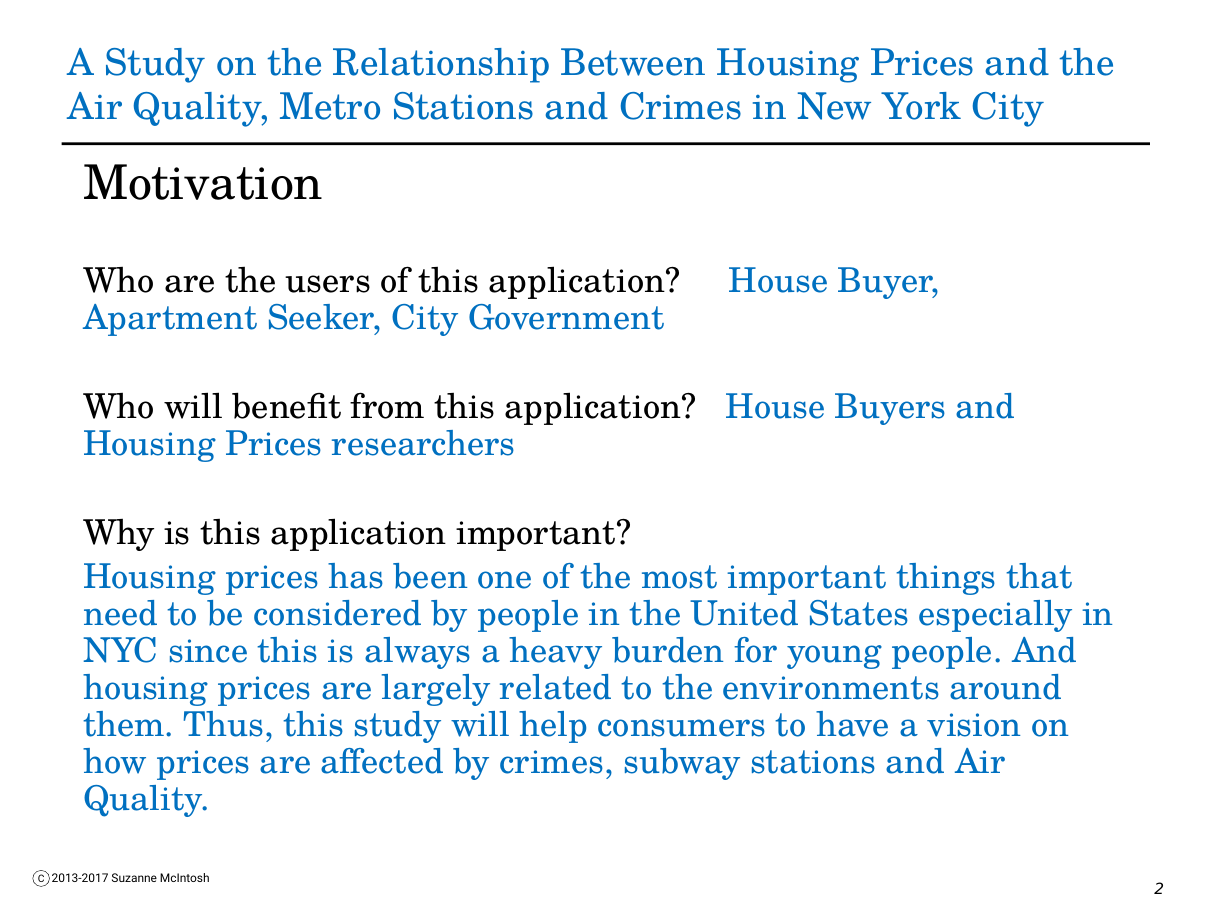
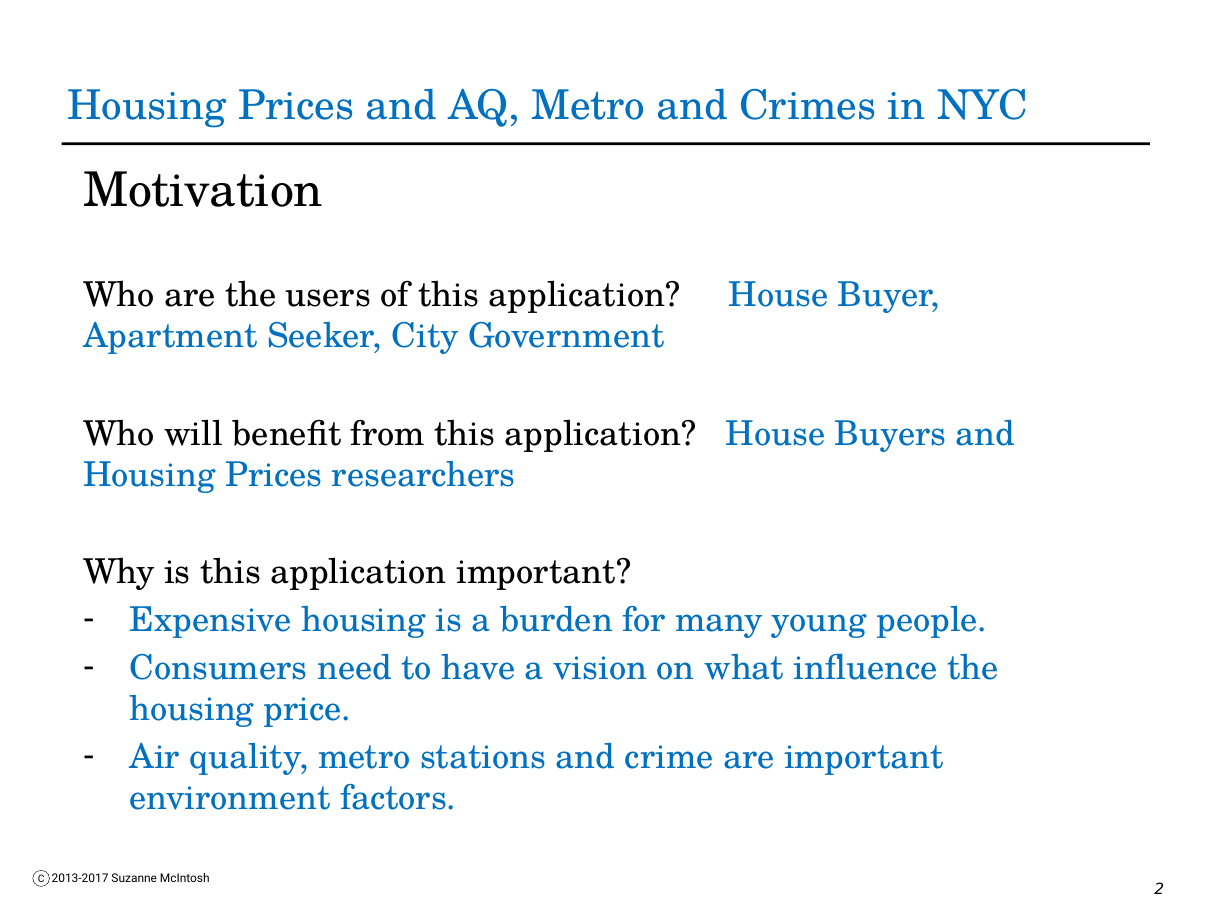
Before and after one commit to darkpursuer/BDAD-2017-Project, a slide deck: slide 2 of Spark_Fall2017_Class12_Slides_YiZhang_TaikunGuo.pptx. Drawn at 1232x924 pixels with LibreOffice and Linux fonts; fonts in the diff are those of the drawing; background and template pictures are left out. Boxes give left, top, right and bottom in pixels: in the first picture for what was removed or moved away, otherwise in the second. Text is boxed around its words. In the diff, an @@ line names an element or a change of style, - is before the commit and + after.

```diff
--- a/Spark_Fall2017_Class12_Slides_YiZhang_TaikunGuo.pptx
+++ b/Spark_Fall2017_Class12_Slides_YiZhang_TaikunGuo.pptx
@@ title at <box>68,88,1028,128</box>: text changed; size 21.6 to 24 pt @@
-A Study on the Relationship Between Housing Prices and the Air Quality, Metro Stations and Crimes in New York City
+Housing Prices and AQ, Metro and Crimes in NYC
@@ text at <box>83,171,1016,590</box>: line spacing 0.9 to 1 @@
@@ text at <box>129,605,998,810</box>: text changed @@
-Housing prices has been one of the most important things that need to be considered by people in the United States especially in NYC since this is always a heavy burden for young people. And housing prices are largely related to the environments around them. Thus, this study will help consumers to have a vision on how prices are affected by crimes, subway stations and Air Quality.
+– Expensive housing is a burden for many young people.
+– Consumers need to have a vision on what influence the housing price.
+– Air quality, metro stations and crime are important environment factors.
```
Also in this commit, not shown: 9 other slides changed.
